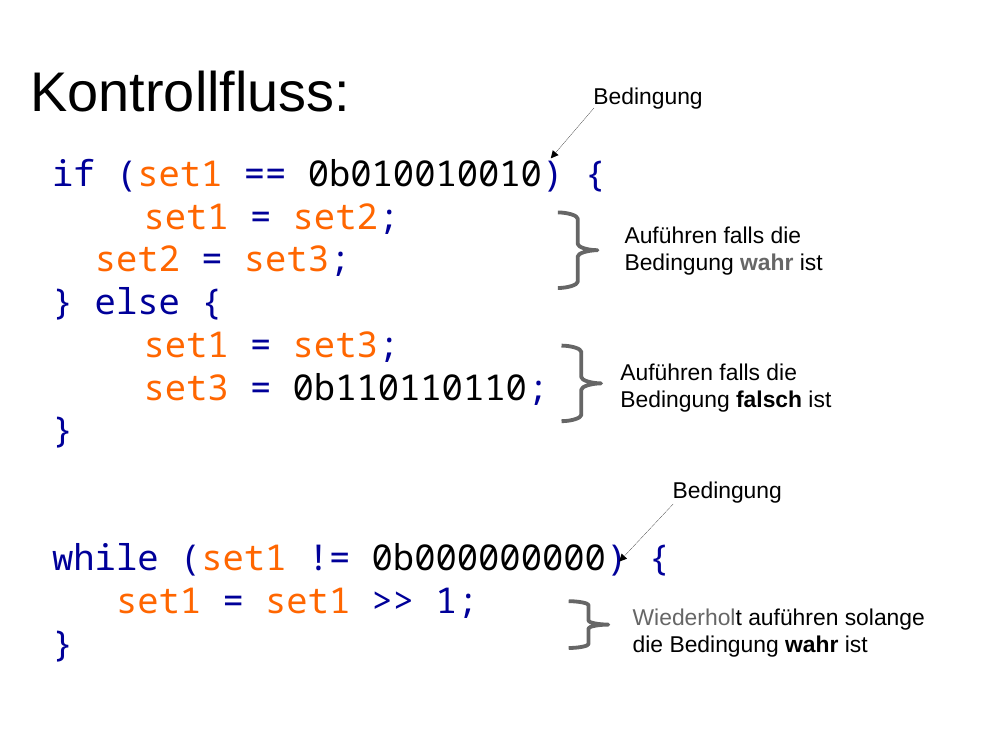
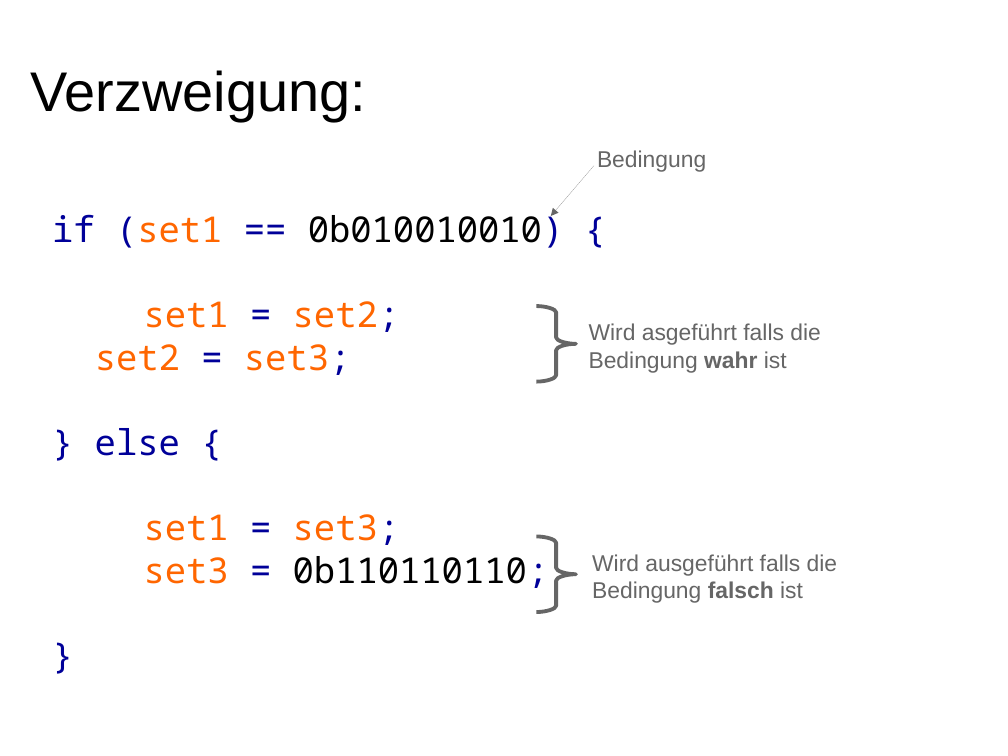
Before and after one commit to hotwolf/TicTacToe, a slide deck: slide 9 of Workshop/Software.odp. Drawn at 1008x756 pixels with LibreOffice and Linux fonts; fonts in the diff are those of the drawing. Boxes give left, top, right and bottom in pixels: in the first picture for what was removed or moved away, otherwise in the second. Text is boxed around its words. In the diff, an @@ line names an element or a change of style, - is before the commit and + after.

Commit message:
updated slides

```diff
--- a/Workshop/Software.odp
+++ b/Workshop/Software.odp
@@ text at (31,70,366,121): text changed @@
-Kontrollfluss:
+Verzweigung:
@@ text "Bedingung": place and size @@
-text "Bedingung" at (593,87,702,109)
+text "Bedingung" at (597,150,706,172)
@@ text "Bedingung" at (597,150,706,172): text colour #000000 to #666666 @@
@@ arrow moved from (595, 108) - (551, 158) to (595, 166) - (551, 216) @@
@@ arrow (595, 166) - (551, 216): stroke #000000 0 pt to #666666 0 pt @@
@@ text "if (set1 == 0b010010010) {": place and size @@
-text "if (set1 == 0b010010010) {" at (52,153,628,618)
+text "if (set1 == 0b010010010) {" at (52,208,564,588)
@@ freeform shape removed at (558,212,597,288) @@
@@ freeform shape: place and size @@
-freeform shape at (562,346,601,422)
+freeform shape at (537,306,576,382)
@@ text "Wird asgeführt falls die": place and size @@
-text "Wird asgeführt falls die" at (625,226,823,275)
+text "Wird asgeführt falls die" at (589,323,820,373)
@@ text at (589,323,820,345): text changed; text colour #000000 to #666666 @@
-Auführen falls die
+Wird asgeführt falls die
@@ text at (589,351,787,373): text colour #000000 to #666666 in "Bedingung ist" @@
@@ arrow removed from (673, 504) to (619, 562) @@
@@ text removed at (673,481,782,503) @@
-Bedingung
@@ freeform shape: place and size @@
-freeform shape at (569,601,608,648)
+freeform shape at (537,537,576,613)
@@ text at (52,543,628,618): paragraphs removed @@
-while (set1 != 0b000000000) {
-set1 = set1 >> 1;
-}
@@ text "Wird ausgeführt falls die": place and size @@
-text "Wird ausgeführt falls die" at (620,363,831,412)
+text "Wird ausgeführt falls die" at (592,554,837,603)
@@ text at (592,554,837,576): text changed; text colour #000000 to #666666 @@
-Auführen falls die
+Wird ausgeführt falls die
@@ text at (592,581,803,603): text colour #000000 to #666666 in "Bedingung falsch ist" @@
@@ text removed at (633,608,925,657) @@
-Wiederholt auführen solange
-die Bedingung wahr ist
```
Also in this commit, not shown: 2 slides added, 1 slide removed.
